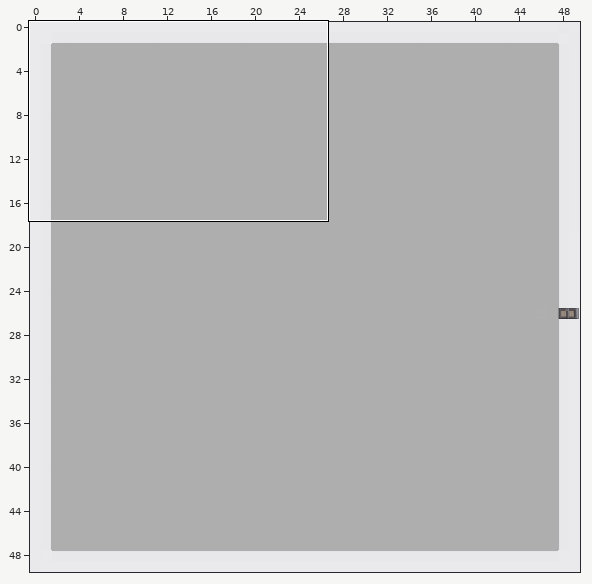
One commit to this Tiled map (JSON): map/baltic.json. The first picture is a wide view before the edit; the outline marks the close-up.
Close-up. Earlier state:
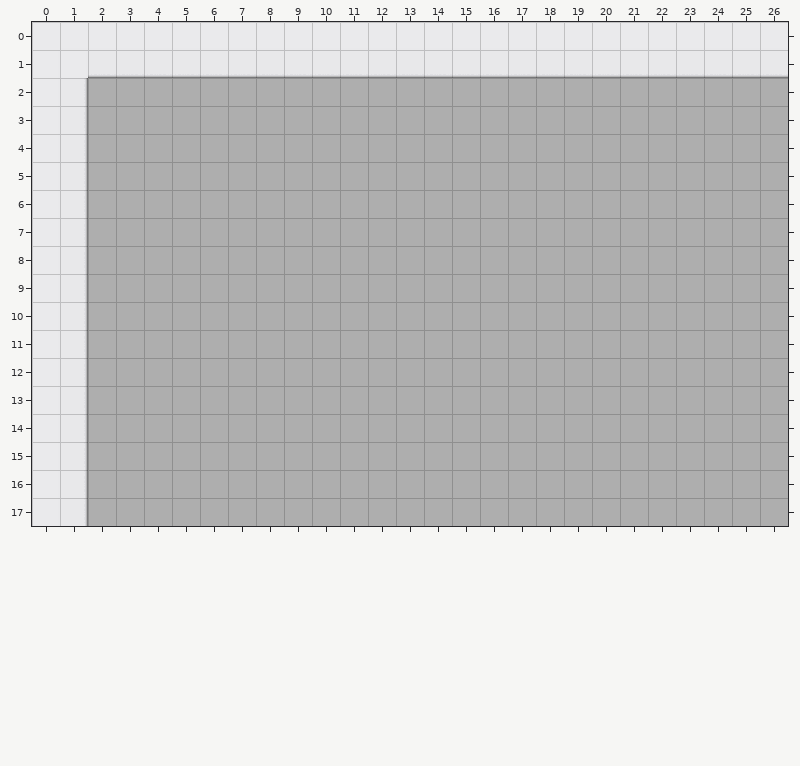
Cells are 32x32 px. Shown: x 0..26, y 0..17. The commit also changed other parts of the map, which this record leaves out.
New version:
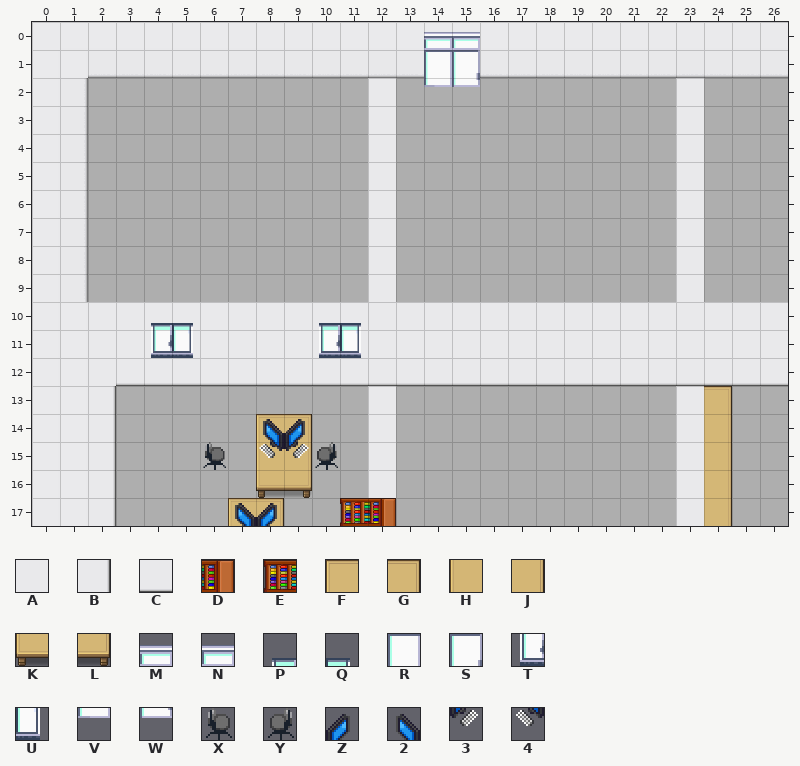
Key: from "cija_32x32_expansion for Pipoy": A 721, B 992, C 992 turned 90, D 1283 turned 90, E 1298 turned 90, F 1340, G 1342, H 1355, J 1357, K 1370, L 1372; from "tilesets_deviant_milkian_1": M 12, N 13, P 14, Q 15, R 28, S 29, T 30, U 31, V 44, W 45, X 114, Y 115, Z 189, 2 190, 3 205, 4 206.
_ is an empty cell.
Tiles of an added or newly shown layer are drawn over the layers below it.
The exact change:
Changed rows in their new state; . is an unchanged cell.
Layer "bottomWall" (added):
first column x 1:
 2 ...........A..........A...
 3 ...........A..........A...
 4 ...........A..........A...
 5 ...........A..........A...
 6 ...........A..........A...
 7 ...........A..........A...
 8 ...........A..........A...
 9 ...........A..........A...
10 AAAAAAAAAAAAAAAAAAAAAAAAAA
11 AAAAAAAAAAAAAAAAAAAAAAAAAA
12 AACCCCCCCCCCCCCCCCCCCCCCCC
13 AB.........A..........A...
14 AB.........A..........A...
15 AB.........A..........A...
16 AB.........A..........A...
17 AB....................A...
Layer "objects" (added):
first column x 7:
13 .................G
14 .FG..............J
15 .HJ..............J
16 .KL..............J
17 FG..ED...........J
Layer "topobjects" (added):
first column x 6:
14 ..2Z.
15 X.43Y
17 .2Z..
Layer "top":
first column x 14:
 0 MN
 1 RS
 2 VW
first column x 4:
10 PQ....PQ
11 TU....TU
